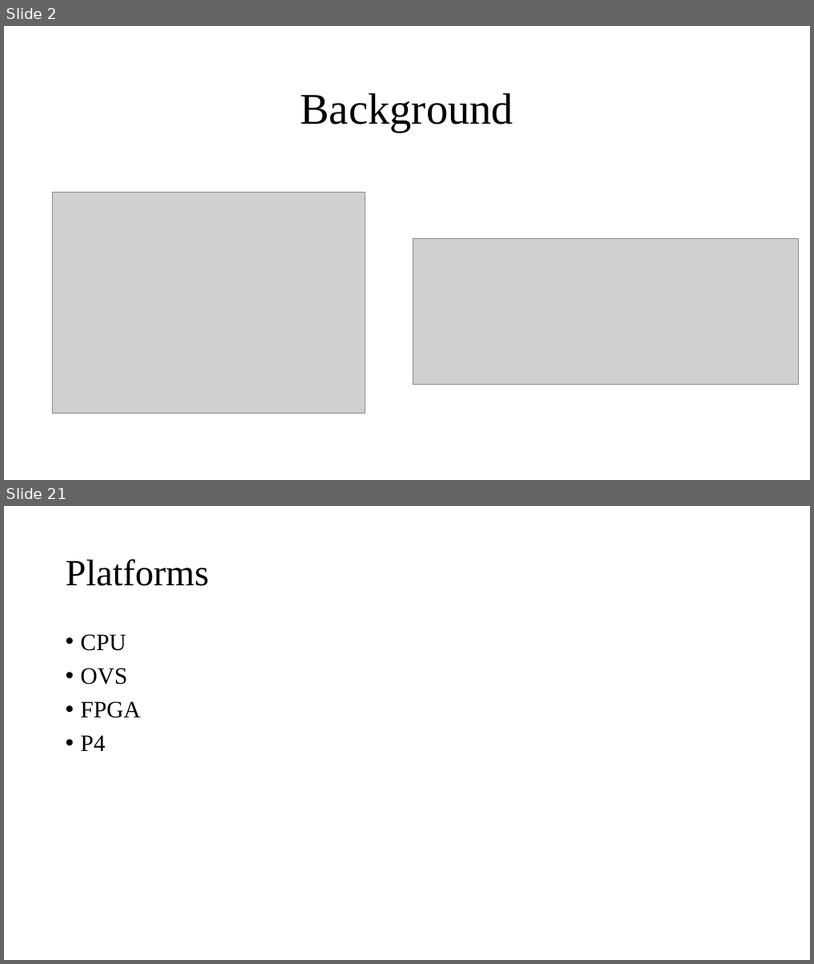
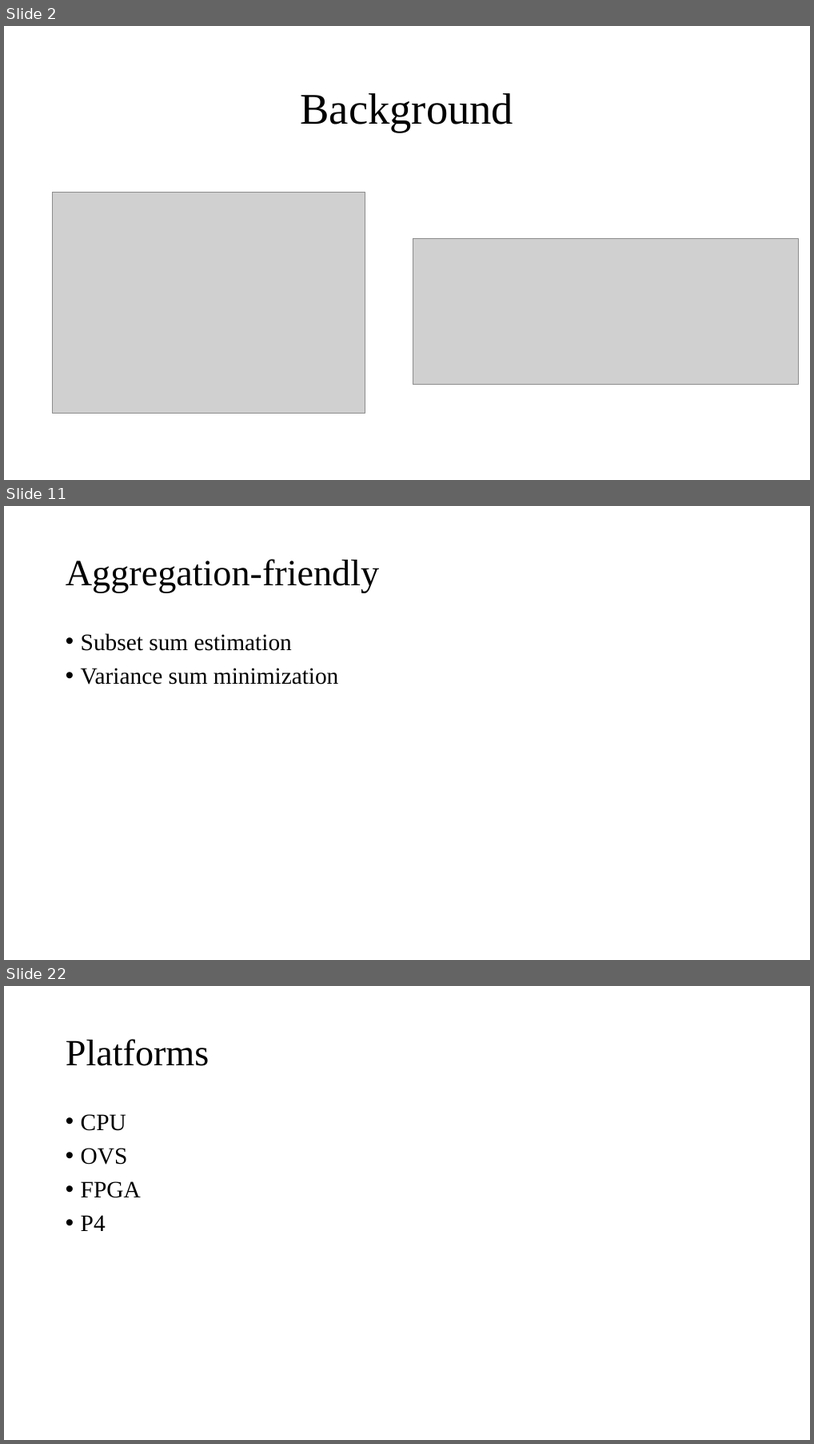
Before and after one commit to Lipox/Dimension, a slide deck: dimensions.pptx. Shown one above the other, each under a label of ours: slides 2 and 21 before the commit, slides 2, 11 and 22 after it; the slides between them are not shown. The pictures are 814x964 and 814x1444 pixels, drawn with LibreOffice and Linux fonts; fonts in the diff are those of the drawing; grey boxes stand for pictures. Boxes give left, top, right and bottom in pixels: in the first picture for what was removed or moved away, otherwise in the second. Text is boxed around its words. In the diff, an @@ line names an element or a change of style, - is before the commit and + after.

```diff
--- a/dimensions.pptx
+++ b/dimensions.pptx
@@ slide 11 added at [4, 506, 810, 960], background #FFFFFF @@
@@ title added at [66, 559, 379, 593], 44 pt, text #000000 @@
+Aggregation-friendly
@@ text added at [81, 633, 338, 684], 28 pt, text #000000 @@
+• Subset sum estimation
+• Variance sum minimization
@@ what was slide 21 is now slide 22 @@
```
Also in this commit, not shown: 5 slides changed, 14 other slides added, 11 slides removed.
